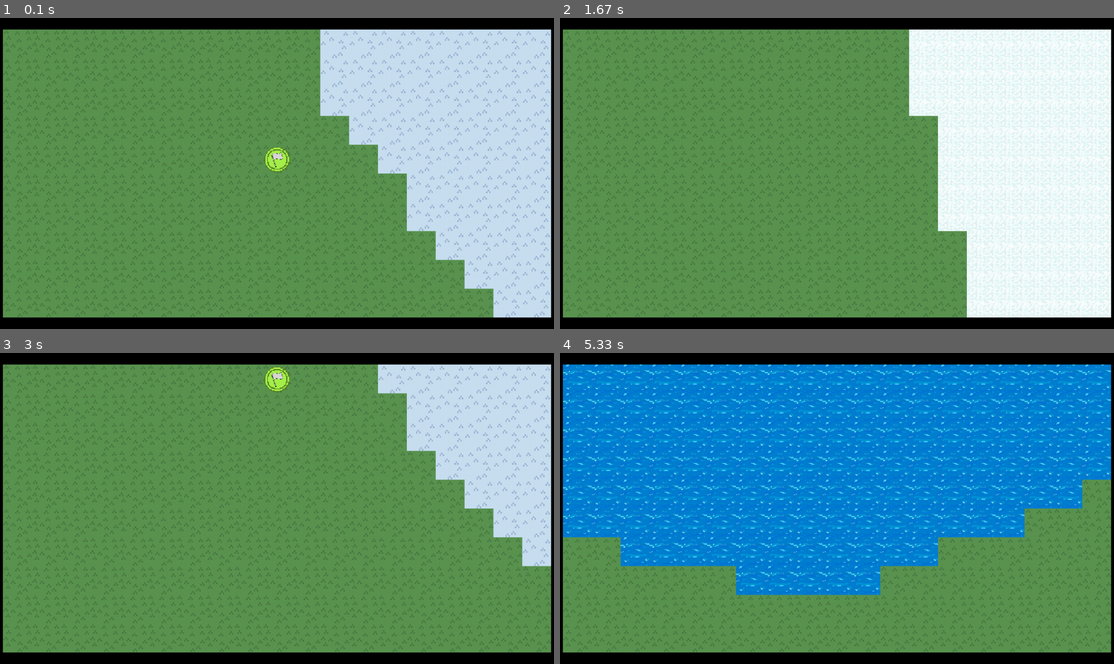
Above: before the commit, frames 1-4 (two rows, left to right).
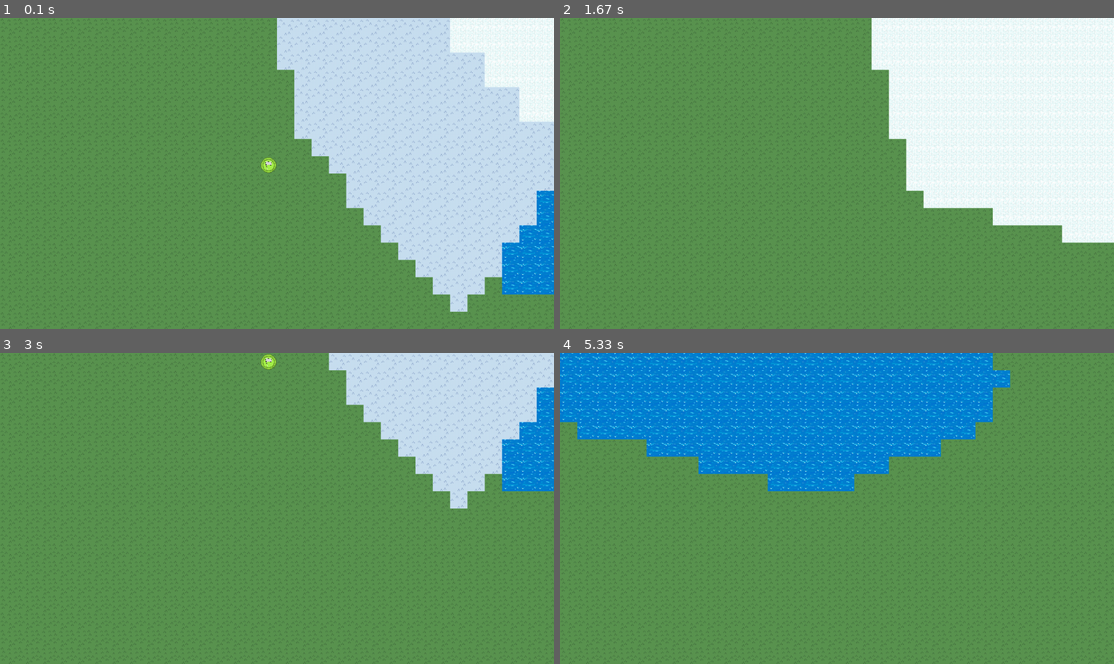
Above: after the commit, the same moments.

Repository: Matimed/Barbarism
Game: pygame game, started from barbarism.py
The game is run twice, just before and just after one commit, with the same random seed, the same clock (stepped at 60 frames per second) and the same inputs.
Inputs:
- Up to frame 1 (0.1 s): no input
- Up to frame 2 (1.67 s): hold Right 0.33-0.8 s; hold Up 0.83-1.13 s; hold Right 1.17-1.63 s
- Up to frame 3 (3 s): hold Left 1.67-2.2 s; hold Down 2.23-2.53 s; hold Left 2.57-2.97 s
- Up to frame 4 (5.33 s): hold Up 3-3.37 s; hold Right 3.4-4.03 s; hold Down 4.07-4.43 s; hold Left 4.47-4.93 s; hold Right from 4.97 s (still down)

The runs differ from the first frame. In frame 1, 28% of the frame differs, in the area x 0-100%, y 0-100%; in frame 2, 24%; in frame 3, 21%; in frame 4, 51%.

Commit message:
Abstract class Sprite fully implemented.

Diff:
--- a/src/view/camera.py
+++ b/src/view/camera.py
@@ -129,8 +129,7 @@
                 desired_length[1] >= self.min_length[1]
                 ):
 
-                Sprite.set_size(new_size)
-                CellSprite.set_size(new_size)
+                self.set_sprites_size(new_size)
                 self.zoom_in(desired_length)
 
             elif (
@@ -139,11 +138,20 @@
                 desired_length[1] <= self.max_length[1]
                 ):
 
-                Sprite.set_size(new_size)
-                CellSprite.set_size(new_size)
+                self.set_sprites_size(new_size)
                 self.zoom_out(desired_length)
 
             self.refresh_sprites()
+
+
+    def set_sprites_size(self, size):
+        Sprite.set_size(size)
+
+        [[
+            sprite.update_size()
+            for sprite in dictionary.values()
+            ]for dictionary in self.visible_sprites.values()
+        ]
 
 
     def zoom_in(self, desired_size):
@@ -256,6 +264,8 @@
 
         self.origin = self._get_new_origin()
 
+        self.refresh_sprites()
+
 
     def _change_sprite_events(self, dispatcher_method, sprites):
         """ It receives an event method from the EventDispatcher and
--- a/src/view/sprite_factory.py
+++ b/src/view/sprite_factory.py
@@ -3,6 +3,7 @@
 import random
 from src.model.charactors import Founder
 from src.view.sprites import FounderSprite
+from src.view.sprites import CharactorSprite
 from src.references import images as img
 from src.references import Layer
 
@@ -16,7 +17,6 @@
         Founder: (Layer.CHARACTOR, FounderSprite)
     }
 
-    chip_equivalences = dict()
     hue = random.random()
 
 
@@ -48,12 +48,12 @@
 
 
     @classmethod
-    def get_chip(cls, nation):
+    def set_chip(cls, nation):
         """ Dynamically, as the player looks at certain sprites,
             an image is assigned to them according to its nation.
         """
 
-        if not cls.chip_equivalences.get(nation):
+        if not CharactorSprite.get_native_chip(nation):
             color = cls.get_new_color()
             primary_color = cls.hsv_to_color(color, 0.7, 0.95)
             secundary_color = cls.hsv_to_color(color, 0.7, 0.5)
@@ -63,10 +63,7 @@
 
             filling.blit(edges, (0,0))
 
-            cls.chip_equivalences[nation] = filling
-
-
-        return cls.chip_equivalences[nation]
+            CharactorSprite.add_chip(nation, filling)
 
 
     @classmethod
@@ -78,8 +75,8 @@
         equivalence = cls.sprite_equivalences[entity.__class__]
 
         if equivalence[0] == Layer.CHARACTOR:
-            return equivalence[0], equivalence[1](
-                cls.get_chip(entity.get_nation()))
+            cls.set_chip(entity.get_nation())
+            return equivalence[0], equivalence[1](entity.get_nation())
 
         else:
             return equivalence[0], equivalence[1]()
--- a/src/view/sprites/__init__.py
+++ b/src/view/sprites/__init__.py
@@ -1,3 +1,3 @@
 from src.view.sprites.founder import FounderSprite
-from src.view.sprites.founder import Charactor
+from src.view.sprites.charactor import CharactorSprite
 from src.view.sprites.cell_sprite import CellSprite
--- a/src/view/sprites/cell_sprite.py
+++ b/src/view/sprites/cell_sprite.py
@@ -6,9 +6,6 @@
 from src.view.sprites.sprite import Sprite
 
 class CellSprite(Sprite):
-    min_size = 50
-
-
     native_biomes = {biome:CELL[biome] for biome in Biome}
     biomes = native_biomes.copy()
 
@@ -17,29 +14,16 @@
 
 
     @classmethod
-    def set_size(cls, height:int):
+    def update_size(cls):
         """ Scales all the images to the given size.
         """
 
-        assert height >= cls.min_size, "Size must be larger than minimum."
+        height = cls.get_actual_size()
 
         for biome in cls.native_biomes:
             surface = cls.native_biomes[biome]
             new_surface = pg.transform.scale(surface,(height,height))
             cls.biomes[biome]= new_surface
-
-
-    @classmethod
-    def get_min_size(cls) -> int:
-        return cls.min_size
-
-
-    @classmethod
-    def get_actual_size(cls) -> int:
-        """ Returns the current height of the surface.
-        """
-
-        return cls.biomes[Biome.GRASS].get_size()[0]
 
 
     @classmethod
@@ -60,6 +44,7 @@
         # The cell is only interested in knowing its position
         # to be able to launch it as data for an event.
         self.position = position
+        self.update_size()
 
 
     def draw(self, surface):
@@ -90,7 +75,7 @@
             in order to update its information (e.g. size).
         """
 
-        self.image = CellSprite.get_biome(self.biome)
+        self.image = self.get_biome(self.biome)
         self.rect = self.image.get_rect()
 
 
--- a/src/view/sprites/charactor.py
+++ b/src/view/sprites/charactor.py
@@ -2,41 +2,50 @@
 from src.view.sprites.sprite import Sprite
 
 
-class Charactor(Sprite):
-    job_image = None
+
+class CharactorSprite(Sprite):
+    native_job = None
+    job = None
+    native_chips = dict()
+    chips = native_chips.copy()
+
+    @classmethod
+    def get_native_chip(cls, nation): return cls.native_chips.get(nation)
 
 
-    @staticmethod
-    def get_sized_images(chip_image, job_image):
+    @classmethod
+    def add_chip(cls, nation, chip):
+        cls.native_chips[nation] = chip
+        cls.update_chip_size()
+
+
+    @classmethod
+    def update_chip_size(cls):
         """ Scales the image to the given size.
         """
 
-        height = Charactor.get_actual_size()
+        height = cls.get_actual_size()
 
-        sized_chip_image = pg.transform.scale(
-            chip_image,(height,height)
-            )
-
-        sized_job_image = pg.transform.scale(
-            job_image,(height,height)
-            )
-
-        return sized_chip_image, sized_job_image
+        for nation in cls.native_chips:
+            surface = cls.native_chips[nation]
+            new_surface = pg.transform.scale(surface,(height,height))
+            cls.chips[nation]= new_surface
 
 
     @classmethod
-    def get_job_image(cls): return cls.job_image
+    def get_job(cls): pass
 
 
-    def __init__(self, chip_image):
-        self.chip_image = chip_image
+    def __init__(self, nation):
+        self.nation = nation
+        self.image = self.get_image()
 
 
     def get_image(self):
-        chip_img, job_img = Charactor.get_sized_images(
-            self.chip_image, self.get_job_image()
-            )
+        full_image = self.get_chip(self.nation).copy()
+        full_image.blit(self.get_job(), (0,0))
+        return full_image
 
-        chip_img.blit(job_img, (0,0))
 
-        return chip_img
+    @classmethod
+    def get_chip(cls, nation): return cls.chips[nation]
--- a/src/view/sprites/founder.py
+++ b/src/view/sprites/founder.py
@@ -1,19 +1,48 @@
 import pygame as pg
 from src.events import Tick
 from src.references.images import JOB
-from src.view.sprites.charactor import Charactor
+from src.view.sprites.charactor import CharactorSprite
 
-class FounderSprite(Charactor):
-    job_image = JOB['founder']
+class FounderSprite(CharactorSprite):
+    native_job = JOB['founder']
+    job = native_job.copy()
+
+
+    @classmethod
+    def update_size(cls):
+        """ Scales the image to the given size.
+        """
+
+        height = cls.get_actual_size()
+
+        surface = cls.native_job
+        new_surface = pg.transform.scale(surface,(height,height))
+        cls.job = new_surface
+
+        cls.update_chip_size()
+
+
+    @classmethod
+    def get_job(cls): return cls.job
+
 
     def __init__(self, chip_image):
         super().__init__(chip_image)
 
-        self.image = self.get_image()
         self.rect = self.image.get_rect()
 
         FounderSprite.get_event_dispatcher().add(Tick, self.routine_update)
+        self.update_size()
 
 
     def routine_update(self, event):
         pass
+
+
+    def refresh(self):
+        """ Replace its Image and Rect with new ones
+            in order to update its information (e.g. size).
+        """
+
+        self.image = self.get_image()
+        self.rect = self.image.get_rect()
--- a/src/view/sprites/sprite.py
+++ b/src/view/sprites/sprite.py
@@ -3,7 +3,7 @@
 
 class Sprite(pg.sprite.Sprite):
     ed = None
-    min_size = 50
+    min_size = 30
     actual_size = min_size
 
     @staticmethod
@@ -16,10 +16,10 @@
         return cls.ed
 
 
-    @staticmethod
-    def set_size(height):
-        assert height >= Sprite.min_size, "Size must be larger than minimum."
-        Sprite.actual_size = height
+    @classmethod
+    def set_size(cls, height):
+        assert height >= cls.min_size, "Size must be larger than minimum."
+        cls.actual_size = height
 
 
     @classmethod
--- a/src/view/world_view.py
+++ b/src/view/world_view.py
@@ -23,7 +23,6 @@
         self.renderized_chunks = Graph()
 
         Sprite.set_size(Sprite.get_min_size())
-        CellSprite.set_size(Sprite.get_min_size())
         Sprite.set_event_dispatcher(event_dispatcher)
 
 
